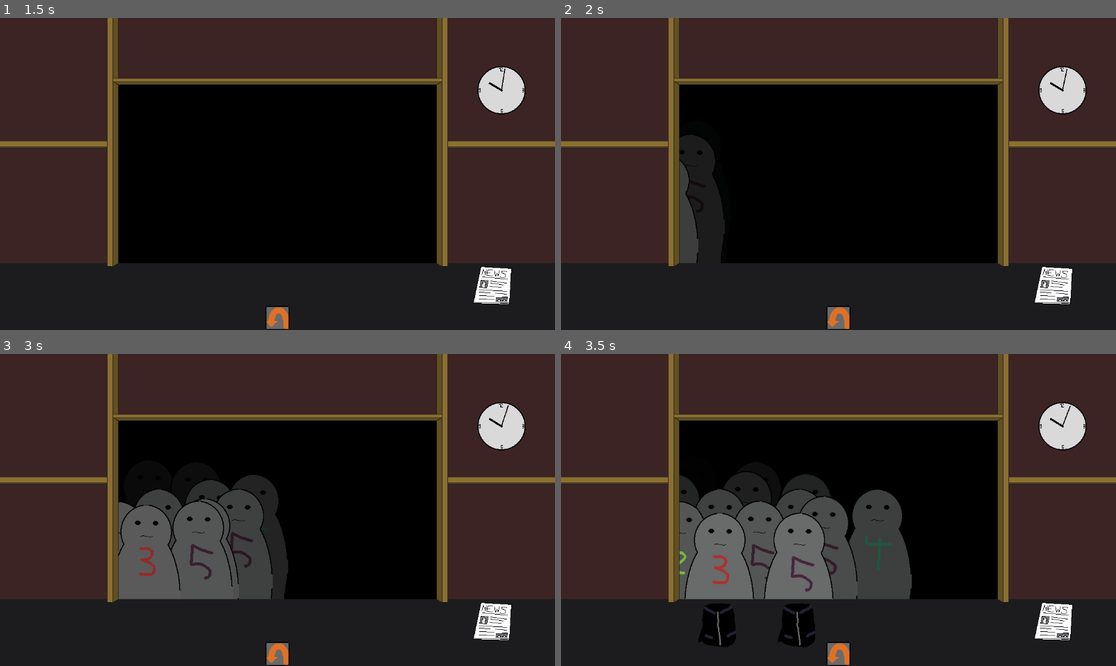
Above: before the commit, frames 1-4 (two rows, left to right).
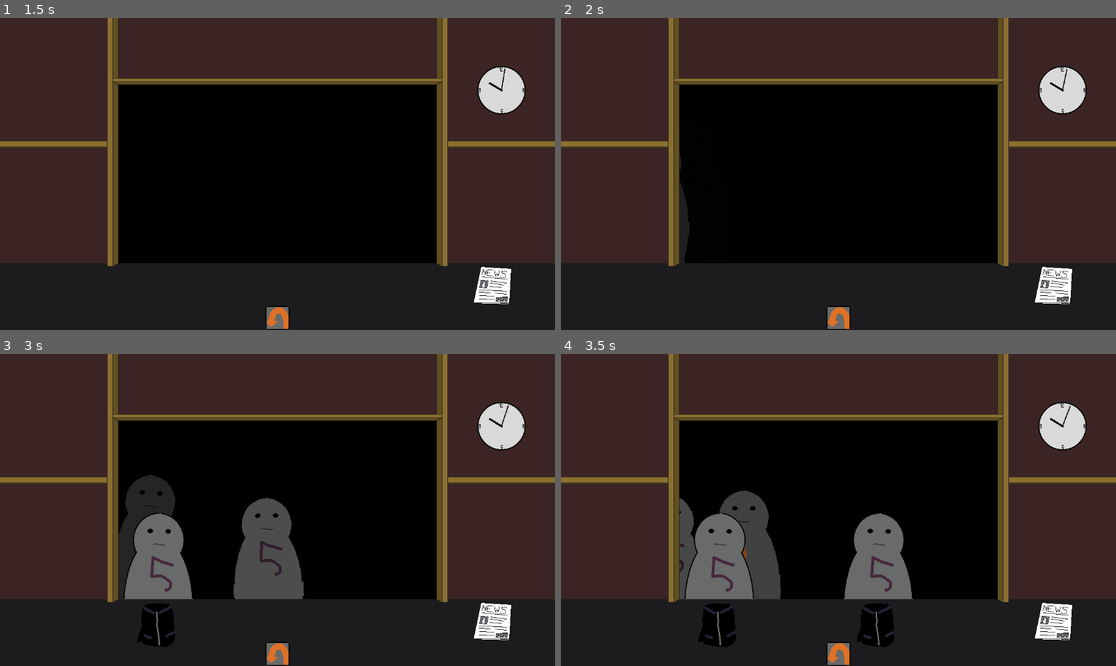
Above: after the commit, the same moments.

Repository: Reicher/cloakroom
Game: Godot game, scene res://scenes/game.tscn
The game is run twice, just before and just after one commit, with the same random seed, the same clock (stepped at 60 frames per second) and the same inputs.
Inputs (mouse positions are in pixels of both pictures, inside the frame that each line leads up to):
- Up to frame 1 (1.5 s): click (277, 317) at 0.5 s; click (277, 317) at 1.25 s
- Up to frame 2 (2 s): no input
- Up to frame 3 (3 s): click (277, 653) at 2 s; tap Enter at 2.75 s; move the mouse to (122, 444) at 2.77 s; click (122, 444) at 2.92 s
- Up to frame 4 (3.5 s): no input

Frame 1 is identical in both runs. In frame 2, 2.6% of the frame differs, in the area x 21-30%, y 37-79%; in frame 3, 8.4%; in frame 4, 11%, in the area x 21-64%, y 37-94%.

Commit message:
Guest now ROCK (Southpark style)

Diff:
--- a/scripts/game.gd
+++ b/scripts/game.gd
@@ -9,7 +9,7 @@
 
 # Club Night Settings
 var total_guests = 25  # Total number of guests
-var night_duration = 10  # Duration of the night in seconds
+var night_duration = 30  # Duration of the night in seconds
 var elapsed_time = 0
 
 func _ready():
--- a/scripts/guest.gd
+++ b/scripts/guest.gd
@@ -81,12 +81,29 @@
 		tween.kill()
 		tween = null
 
-	# Create a new tween
+	# Position tween
 	var duration = global_position.distance_to(target_pos) / speed
 	tween = create_tween()
 	tween.tween_property(self, "global_position", target_pos, duration)
 	tween.set_trans(Tween.TRANS_LINEAR)
 	tween.set_ease(Tween.EASE_IN_OUT)
+
+	# Rocking tween
+	var rock_tween = create_tween()
+	rock_tween.set_loops(-1)  # Loop indefinitely during the movement
+	rock_tween.set_trans(Tween.TRANS_LINEAR)
+	rock_tween.set_ease(Tween.EASE_IN_OUT)
+
+	# Rock side-to-side by modifying the rotation property
+	var rock_duration = 1.0 / (speed / 100.0)
+	rock_tween.tween_property(self, "rotation", 0.1, rock_duration/2)
+	rock_tween.tween_property(self, "rotation", -0.1, rock_duration/2)
+
+	# Stop rocking when movement is finished
+	tween.finished.connect(func() -> void:
+		rock_tween.kill()
+		self.rotation = 0  # Reset rotation to 0
+	)
 	return tween
 
 func _on_counter_reached():
